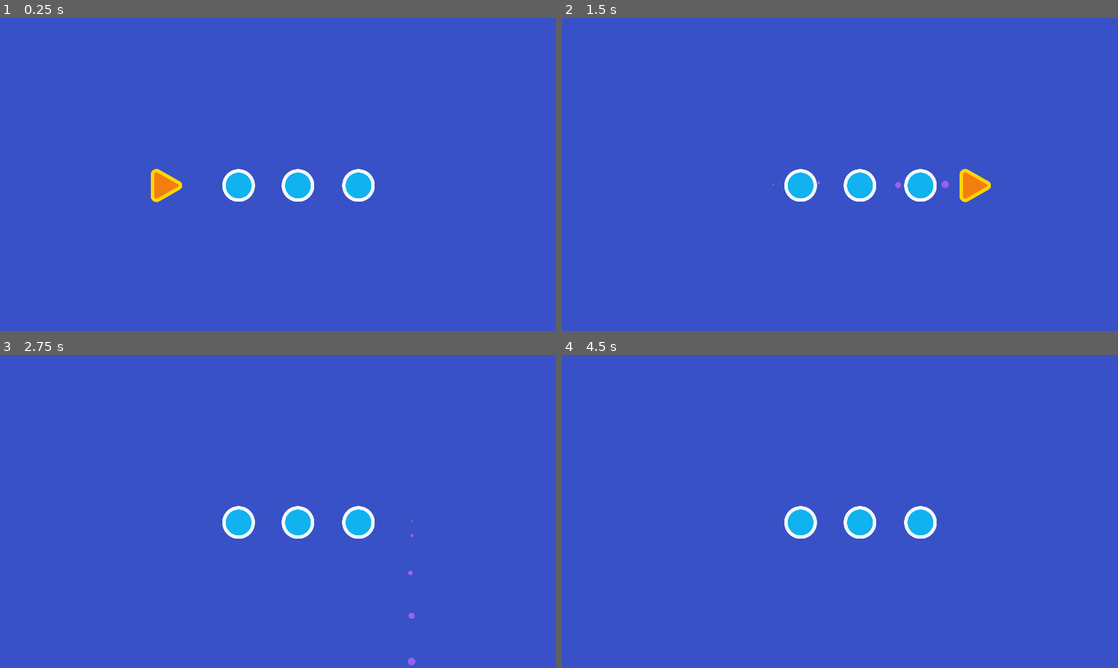
Above: before the commit, frames 1-4 (two rows, left to right).
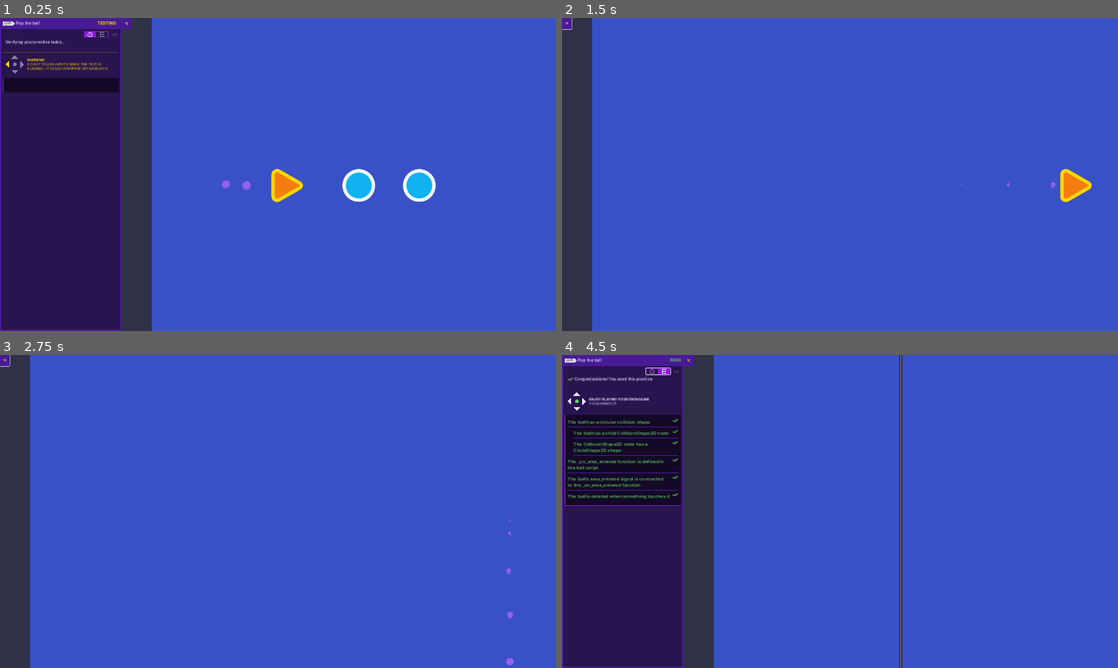
Above: after the commit, the same moments.

Repository: GlutenFreeGrass/2d-GameDev-Course
Game: Godot game, scene res://practices/L2.P1.pop_the_ball/pop_the_ball.tscn
Two runs of this game, one before a commit and one after it. Both use one fixed random seed, a clock stepped at 60 frames per second and the inputs below. This scene is started directly instead of the project's main scene.
Inputs (mouse positions are in pixels of both pictures, inside the frame that each line leads up to):
- Up to frame 1 (0.25 s): no input
- Up to frame 2 (1.5 s): hold D (move_right) 0.53-1.25 s; click (689, 24) at 1.27 s
- Up to frame 3 (2.75 s): hold S (move_down) from 2.03 s (still down)
- Up to frame 4 (4.5 s): release S (move_down) at 2.78 s; hold D (move_right) 2.78-3.53 s; tap Enter at 3.5 s; hold W (move_up) 3.53-4.25 s; click (656, 370) at 4.27 s

The runs differ from the first frame. In frame 1, 30% of the frame differs, in the area x 0-79%, y 0-100%; in frame 2, 7.9%; in frame 3, 7.1%; in frame 4, 29%.

Commit message:
L1-and-L2-Your-First-Collectible

Diff:
--- /dev/null
+++ b/05.loot_it_all_workbook/lessons/area_2d.gd
@@ -0,0 +1,14 @@
+extends Area2D
+
+
+# Called when the node enters the scene tree for the first time.
+func ready():
+	return
+
+
+# Called every frame. 'delta' is the elapsed time since the previous frame.
+func _process(delta):
+	pass
+
+func _on_area_entered(area):
+	queue_free()
--- /dev/null
+++ b/05.loot_it_all_workbook/lessons/area_2d.tscn
@@ -0,0 +1,18 @@
+[gd_scene load_steps=4 format=3 uid="uid://uvo61qfnps5e"]
+
+[ext_resource type="Script" path="res://lessons/area_2d.gd" id="1_q4m1b"]
+[ext_resource type="Texture2D" uid="uid://dknpi2mq4dhpa" path="res://assets/health_icon.svg" id="2_mongm"]
+
+[sub_resource type="CircleShape2D" id="CircleShape2D_n0r3p"]
+radius = 26.0768
+
+[node name="Area2D" type="Area2D"]
+script = ExtResource("1_q4m1b")
+
+[node name="Sprite2D" type="Sprite2D" parent="."]
+texture = ExtResource("2_mongm")
+
+[node name="CollisionShape2D" type="CollisionShape2D" parent="."]
+shape = SubResource("CircleShape2D_n0r3p")
+
+[connection signal="area_entered" from="." to="." method="_on_area_entered"]
--- a/05.loot_it_all_workbook/lessons/space_level.tscn
+++ b/05.loot_it_all_workbook/lessons/space_level.tscn
@@ -1,6 +1,6 @@
 [gd_scene load_steps=3 format=3 uid="uid://btkjymc78ap8d"]
 
-[ext_resource type="PackedScene" uid="uid://dmv50krf4bo5r" path="res://lessons_reference/01.your_first_collectible/ship.tscn" id="2_2j1u5"]
+[ext_resource type="PackedScene" uid="uid://dmv50krf4bo5r" path="res://lessons/ship.tscn" id="2_2j1u5"]
 [ext_resource type="PackedScene" uid="uid://bxfevggvxo634" path="res://assets/background/space_background.tscn" id="3_e6xy1"]
 
 [node name="Level" type="Node2D"]
--- a/05.loot_it_all_workbook/practices/L2.P1.pop_the_ball/ball.gd
+++ b/05.loot_it_all_workbook/practices/L2.P1.pop_the_ball/ball.gd
@@ -2,4 +2,7 @@
 
 
 func _ready() -> void:
-	pass
+	area_entered.connect(_on_area_entered)
+
+func _on_area_entered(area_that_enetered: Area2D) -> void:
+	queue_free()
--- a/05.loot_it_all_workbook/practices/L2.P1.pop_the_ball/ball.tscn
+++ b/05.loot_it_all_workbook/practices/L2.P1.pop_the_ball/ball.tscn
@@ -1,10 +1,18 @@
-[gd_scene load_steps=3 format=3]
+[gd_scene load_steps=4 format=3 uid="uid://gp1bcjx6qcs"]
 
 [ext_resource type="Script" path="res://practices/L2.P1.pop_the_ball/ball.gd" id="1_7w7gm"]
-[ext_resource type="Texture2D" path="res://assets/practice_assets/ball.png" id="2_2kkgw"]
+[ext_resource type="Texture2D" uid="uid://cswtclqvybbba" path="res://assets/practice_assets/ball.png" id="2_2kkgw"]
+
+[sub_resource type="CircleShape2D" id="CircleShape2D_jtnyk"]
+radius = 56.8858
 
 [node name="Ball" type="Area2D"]
 script = ExtResource("1_7w7gm")
 
 [node name="Sprite2D" type="Sprite2D" parent="."]
 texture = ExtResource("2_2kkgw")
+
+[node name="CollisionShape2D" type="CollisionShape2D" parent="."]
+shape = SubResource("CircleShape2D_jtnyk")
+
+[connection signal="area_entered" from="." to="." method="_on_area_entered"]
--- a/05.loot_it_all_workbook/practices/L2.P1.pop_the_ball/pop_the_ball.tscn
+++ b/05.loot_it_all_workbook/practices/L2.P1.pop_the_ball/pop_the_ball.tscn
@@ -1,28 +1,22 @@
-[gd_scene load_steps=5 format=3]
+[gd_scene load_steps=3 format=3 uid="uid://4fyw5iptf8i7"]
 
-[ext_resource type="PackedScene" path="res://practices/L2.P1.pop_the_ball/ball.tscn" id="1_nyxov"]
-[ext_resource type="Script" path="res://practices/L2.P1.pop_the_ball/ball.gd" id="2_82wsk"]
+[ext_resource type="PackedScene" uid="uid://gp1bcjx6qcs" path="res://practices/L2.P1.pop_the_ball/ball.tscn" id="1_nyxov"]
 [ext_resource type="PackedScene" path="res://practices/L2.P1.pop_the_ball/needle.tscn" id="3_w8ucv"]
-[ext_resource type="Script" path="res://practices/L2.P1.pop_the_ball/needle.gd" id="4_dr85r"]
 
 [node name="PopTheBall" type="Node2D"]
 position = Vector2(960, 540)
 
-[node name="Ball" type="Area2D" parent="." instance=ExtResource("1_nyxov")]
+[node name="Ball" parent="." instance=ExtResource("1_nyxov")]
 position = Vector2(-136, 38)
-script = ExtResource("2_82wsk")
 
-[node name="Ball2" type="Area2D" parent="." instance=ExtResource("1_nyxov")]
+[node name="Ball2" parent="." instance=ExtResource("1_nyxov")]
 position = Vector2(69, 38)
-script = ExtResource("2_82wsk")
 
-[node name="Ball3" type="Area2D" parent="." instance=ExtResource("1_nyxov")]
+[node name="Ball3" parent="." instance=ExtResource("1_nyxov")]
 position = Vector2(278, 38)
-script = ExtResource("2_82wsk")
 
-[node name="Needle" type="Area2D" parent="." instance=ExtResource("3_w8ucv")]
+[node name="Needle" parent="." instance=ExtResource("3_w8ucv")]
 position = Vector2(-399, 38)
-script = ExtResource("4_dr85r")
 
 [node name="ExtraVisuals" type="Node" parent="."]
 
@@ -37,6 +31,8 @@
 anchors_preset = 15
 anchor_right = 1.0
 anchor_bottom = 1.0
+offset_left = 104.0
+offset_right = 104.0
 grow_horizontal = 2
 grow_vertical = 2
 color = Color(0.219608, 0.317647, 0.776471, 1)
--- a/05.loot_it_all_workbook/project.godot
+++ b/05.loot_it_all_workbook/project.godot
@@ -1,3 +1,11 @@
+; Engine configuration file.
+; It's best edited using the editor UI and not directly,
+; since the parameters that go here are not all obvious.
+;
+; Format:
+;   [section] ; section goes between []
+;   param=value ; assign values to parameters
+
 config_version=5
 
 [application]
@@ -7,6 +15,10 @@
 config/features=PackedStringArray("4.2", "Forward Plus")
 config/icon="res://icon.png"
 
+[autoload]
+
+Tester="*res://addons/gdquest_practice_framework/tester/ui_test_panel.tscn"
+
 [display]
 
 window/size/viewport_width=1920
@@ -15,6 +27,10 @@
 window/size/window_width_override=1152
 window/size/window_height_override=648
 window/stretch/mode="canvas_items"
+
+[editor_plugins]
+
+enabled=PackedStringArray("res://addons/gdquest_practice_framework/plugin.cfg")
 
 [input]
 
